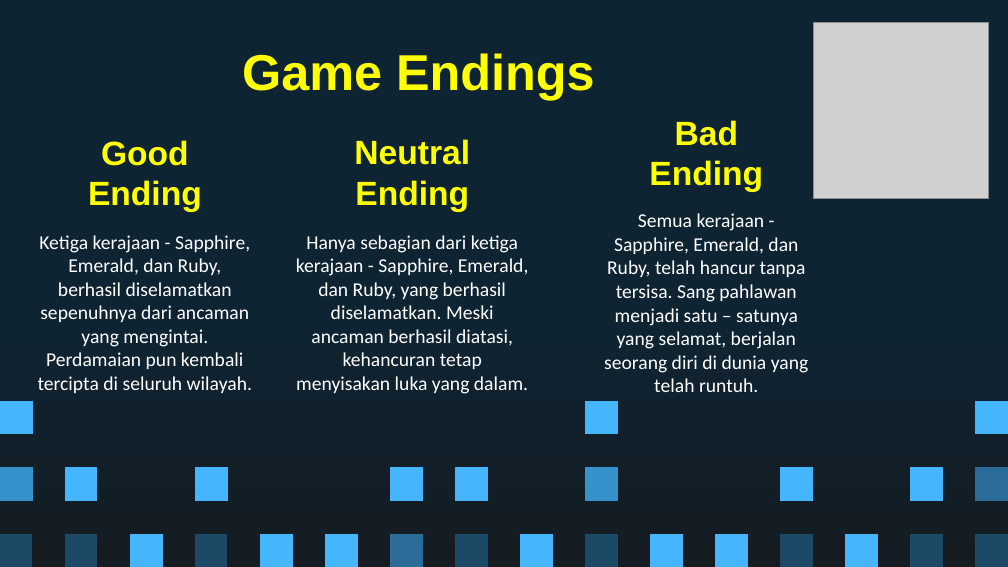
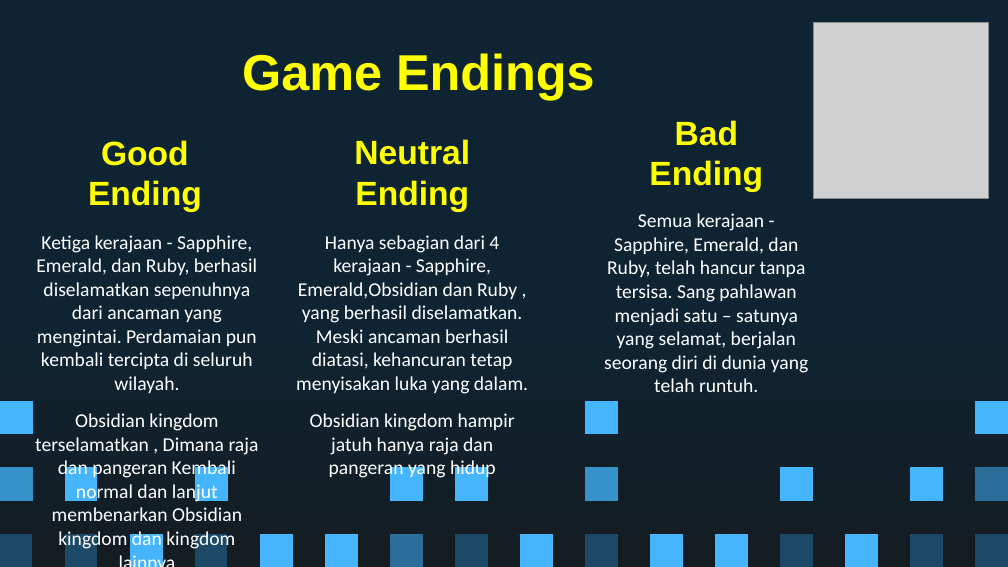
Before and after one commit to Ricardhad/gameProgProject, a slide deck: slide 7 of Super Pixel Vintage Gaming by Slidesgo.pptx. Drawn at 1008x567 pixels with LibreOffice and Linux fonts; fonts in the diff are those of the drawing; grey boxes stand for pictures. Boxes give left, top, right and bottom in pixels: in the first picture for what was removed or moved away, otherwise in the second. Text is boxed around its words. In the diff, an @@ line names an element or a change of style, - is before the commit and + after.

```diff
--- a/Super Pixel Vintage Gaming by Slidesgo.pptx
+++ b/Super Pixel Vintage Gaming by Slidesgo.pptx
@@ text at box(296, 235, 528, 480): text changed @@
-Hanya sebagian dari ketiga kerajaan - Sapphire, Emerald, dan Ruby, yang berhasil diselamatkan. Meski ancaman berhasil diatasi, kehancuran tetap menyisakan luka yang dalam.
+Hanya sebagian dari 4 kerajaan - Sapphire, Emerald,Obsidian dan Ruby , yang berhasil diselamatkan. Meski ancaman berhasil diatasi, kehancuran tetap menyisakan luka yang dalam.
+Obsidian kingdom hampir jatuh hanya raja dan pangeran yang hidup
@@ text at box(35, 413, 259, 551): paragraph added @@
+Obsidian kingdom terselamatkan , Dimana raja dan pangeran Kembali normal dan lanjut membenarkan Obsidian kingdom dan kingdom lainnya
```
